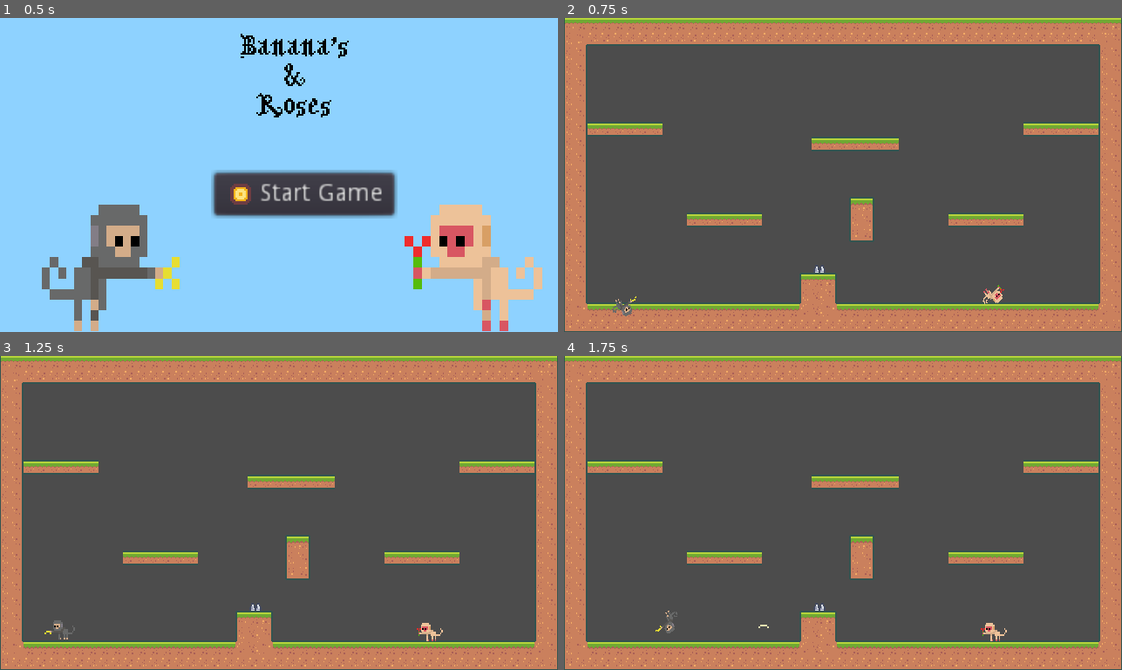
Above: before the commit, frames 1-4 (two rows, left to right).
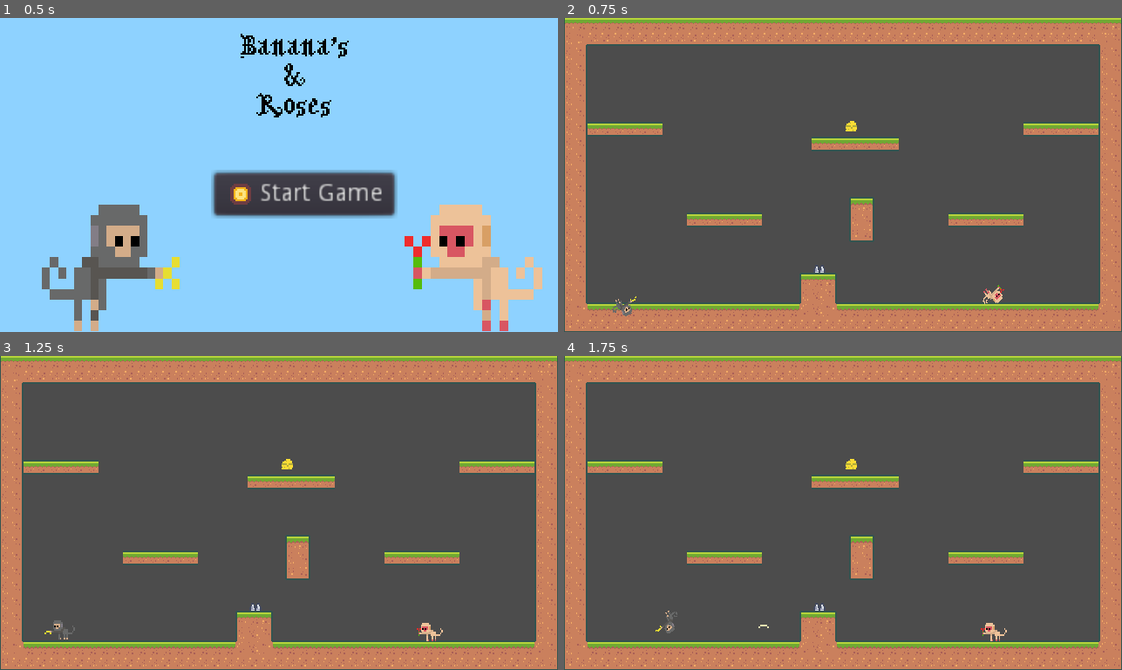
Above: after the commit, the same moments.

Repository: lWardenl/Godot-Platformer2D
Game: Godot game, scene res://Assets/Scenes/MainMenu.tscn
The game is run twice, just before and just after one commit, with the same random seed, the same clock (stepped at 60 frames per second) and the same inputs.
Inputs:
- Up to frame 1 (0.5 s): no input
- Up to frame 2 (0.75 s): click "Start Game" at 0.5 s
- Up to frame 3 (1.25 s): no input
- Up to frame 4 (1.75 s): hold D (move_right) from 1.28 s (still down); tap G (shoot) at 1.35 s; tap F (jump) at 1.52 s

Frame 1 is identical in both runs. In frame 2, less than 0.1% of the frame differs, in the area x 50-53%, y 32-37%; in frame 3, less than 0.1%; in frame 4, less than 0.1%.

Commit message:
implement CHEEESEEEE

Diff:
--- a/Assets/Scenes/Arena.tscn
+++ b/Assets/Scenes/Arena.tscn
@@ -1,10 +1,11 @@
-[gd_scene load_steps=6 format=2]
+[gd_scene load_steps=7 format=2]
 
 [ext_resource path="res://Assets/Scenes/Player2.tscn" type="PackedScene" id=1]
 [ext_resource path="res://Assets/Scenes/Spikes.tscn" type="PackedScene" id=2]
 [ext_resource path="res://Assets/Scenes/GameCamera.tscn" type="PackedScene" id=3]
 [ext_resource path="res://Assets/Scenes/Player.tscn" type="PackedScene" id=4]
 [ext_resource path="res://Assets/TileMap/TilemapNode.tres" type="TileSet" id=5]
+[ext_resource path="res://Assets/Scenes/Cheese.tscn" type="PackedScene" id=6]
 
 [node name="BaseLevel" type="Node"]
 
@@ -29,3 +30,6 @@
 
 [node name="Player2" parent="." instance=ExtResource( 1 )]
 position = Vector2( 320, 56 )
+
+[node name="Cheese" parent="." instance=ExtResource( 6 )]
+position = Vector2( 109, -138 )
--- /dev/null
+++ b/Assets/Scenes/Cheese.tscn
@@ -0,0 +1,21 @@
+[gd_scene load_steps=4 format=2]
+
+[ext_resource path="res://Assets/Sprites/Cheese/cheese.png" type="Texture" id=1]
+[ext_resource path="res://Assets/Scripts/Coin.gd" type="Script" id=3]
+
+[sub_resource type="CircleShape2D" id=2]
+
+[node name="Cheese" type="Node2D"]
+script = ExtResource( 3 )
+
+[node name="Area2D" type="Area2D" parent="."]
+collision_layer = 32768
+collision_mask = 32768
+
+[node name="CollisionShape2D" type="CollisionShape2D" parent="Area2D"]
+shape = SubResource( 2 )
+
+[node name="Sprite" type="Sprite" parent="."]
+position = Vector2( -8.9407e-07, 0.428571 )
+scale = Vector2( 1.6, 1.85714 )
+texture = ExtResource( 1 )
--- a/Assets/Scenes/Player.tscn
+++ b/Assets/Scenes/Player.tscn
@@ -66,6 +66,7 @@
 scale = Vector2( -1, 1 )
 frames = SubResource( 2 )
 animation = "Idle"
+frame = 1
 playing = true
 offset = Vector2( 0, -4 )
 
@@ -81,3 +82,12 @@
 [node name="CollisionShape2D" type="CollisionShape2D" parent="Hazard Area"]
 position = Vector2( 3.5, -9.25 )
 shape = SubResource( 4 )
+
+[node name="Pickup Area" type="Area2D" parent="."]
+position = Vector2( -3.5, 5 )
+collision_layer = 32768
+collision_mask = 32768
+
+[node name="CollisionShape2D" type="CollisionShape2D" parent="Pickup Area"]
+position = Vector2( 3.5, -9.25 )
+shape = SubResource( 4 )
--- a/Assets/Scenes/Player2.tscn
+++ b/Assets/Scenes/Player2.tscn
@@ -52,6 +52,9 @@
 [sub_resource type="RectangleShape2D" id=4]
 extents = Vector2( 5.0285, 5.679 )
 
+[sub_resource type="RectangleShape2D" id=5]
+extents = Vector2( 5, 5.5 )
+
 [node name="Player" type="KinematicBody2D" groups=["player"]]
 scale = Vector2( 2, 2 )
 script = ExtResource( 1 )
@@ -77,8 +80,18 @@
 scale = Vector2( -1, 1 )
 frames = SubResource( 2 )
 animation = "Revive"
+frame = 1
 playing = true
 
 [node name="CollisionShape2D" type="CollisionShape2D" parent="."]
 position = Vector2( 0.5, -3.5 )
 shape = SubResource( 4 )
+
+[node name="Pickup Area" type="Area2D" parent="."]
+position = Vector2( -3.5, 5 )
+collision_layer = 32768
+collision_mask = 32768
+
+[node name="CollisionShape2D" type="CollisionShape2D" parent="Pickup Area"]
+position = Vector2( 3.5, -9.25 )
+shape = SubResource( 5 )
--- a/Assets/Scripts/Coin.gd
+++ b/Assets/Scripts/Coin.gd
@@ -4,8 +4,5 @@
 	$Area2D.connect("area_entered", self, "on_area_entered")
 
 func on_area_entered(area2d):
-	$AnimationPlayer.play("PickUp")
-	call_deferred("disable_pickup")
-
-func disable_pickup():
-	$Area2D/CollisionShape2D.disabled = true
+	yield(get_tree().create_timer(0.01), "timeout")
+	self.queue_free()
--- a/Assets/Scripts/Player.gd
+++ b/Assets/Scripts/Player.gd
@@ -20,6 +20,7 @@
 var weaponScene
 var initRot
 var isDead = false
+var hasCheese = false
 
 export var playerSuffix = "0"
 export var playerIndex = 0
@@ -29,6 +30,7 @@
 # Called when the node enters the scene tree for the first time.
 func _ready():
 	$"Hazard Area".connect("area_entered", self, "on_hazard_area_entered")
+	$"Pickup Area".connect("area_entered", self, "on_pickup")
 	startingPosition = position
 	initRot = rotation
 	weaponScene = load(weaponPath)
@@ -90,7 +92,10 @@
 	var moveVector = get_movement_vector()
 
 	if (isDead):
-		$AnimatedSprite.play("Death")
+		if (hasCheese):
+			$AnimatedSprite.play("Revive")
+		else:
+			$AnimatedSprite.play("Death")
 	elif(!is_on_floor()):
 		$AnimatedSprite.play("Jump")
 		$AnimatedSprite.rotate(PI/15)
@@ -119,22 +124,27 @@
 func on_hazard_area_entered(_area2d):
 	if (invinsibilityTime > 0):
 		return
-	playerLives -= 1
-	if (playerLives < 1):
-		var winScreen = winUI.instance()
-		get_tree().root.add_child(winScreen)
-		winScreen.get_node("Text").bbcode_text = "[center]Player " + str(- playerIndex + 2) + " Wins![/center]"
-		get_tree().paused = true
-		yield(get_tree().create_timer(1.0), "timeout")
-		get_tree().paused = false
-		winScreen.queue_free()
-		get_node("/root/BaseLevel").queue_free()
-		get_node("/root").add_child(menuScene.instance())
+	if (!hasCheese):
+		playerLives -= 1
+		if (playerLives < 1):
+			var winScreen = winUI.instance()
+			get_tree().root.add_child(winScreen)
+			winScreen.get_node("Text").bbcode_text = "[center]Player " + str(- playerIndex + 2) + " Wins![/center]"
+			get_tree().paused = true
+			yield(get_tree().create_timer(1.0), "timeout")
+			get_tree().paused = false
+			winScreen.queue_free()
+			get_node("/root/BaseLevel").queue_free()
+			get_node("/root").add_child(menuScene.instance())
+			return
 	isDead = true
 	yield(get_tree().create_timer(1.0), "timeout")
 	isDead = false
-	position = startingPosition
+	if (!hasCheese):
+		position = startingPosition
 	invinsibilityTime = 1
+	if (hasCheese):
+		hasCheese = false
 
 func shoot():
 	if (currentShot > 0):
@@ -150,3 +160,6 @@
 		weapon.rotate(PI)
 
 	weapon.position += weapon.transform.x * 35
+
+func on_pickup(_area2d):
+	hasCheese = true
Not shown: 1 places in Assets/Scenes/Player2.tscn that only renumber resources
